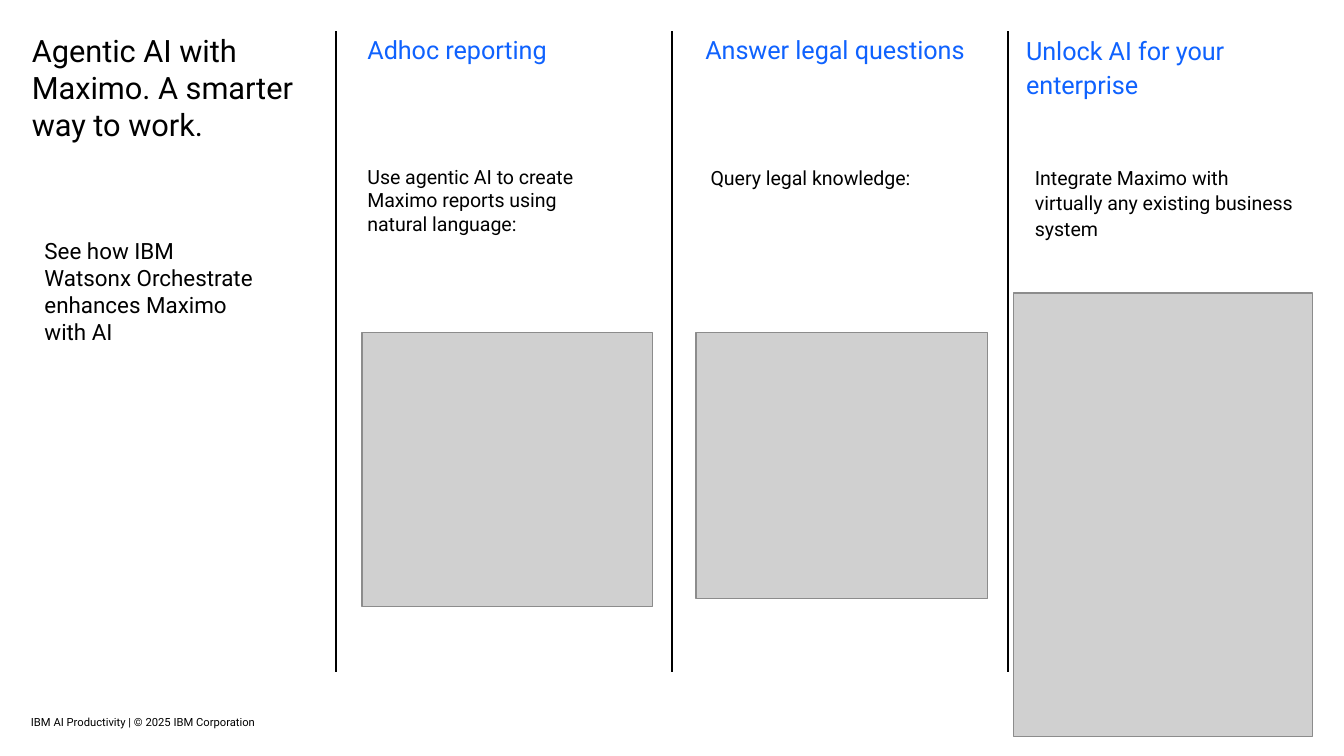
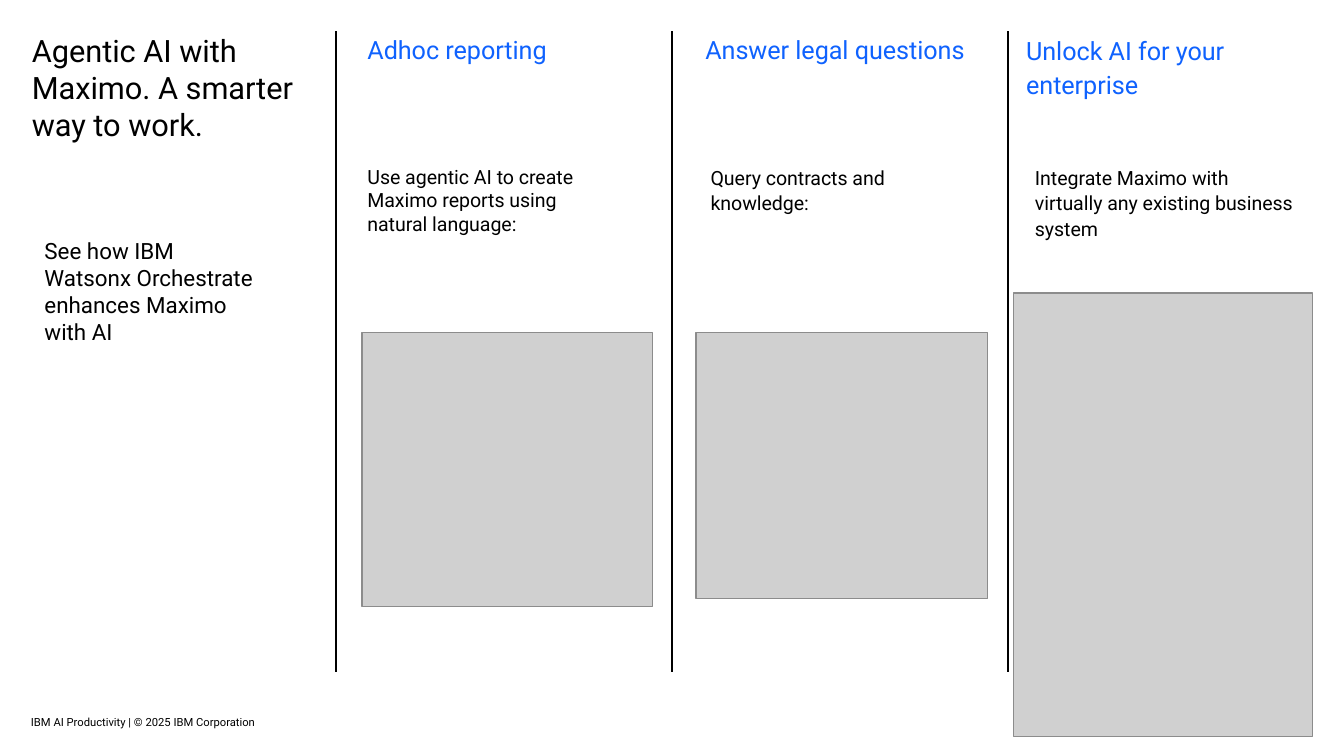
Before and after one commit to ncrowther/wxo-maximo, a slide deck: slide 2 of docs/MaximoWxo.pptx. Drawn at 1344x756 pixels with LibreOffice and Linux fonts; fonts in the diff are those of the drawing; grey boxes stand for pictures. Boxes give left, top, right and bottom in pixels: in the first picture for what was removed or moved away, otherwise in the second. Text is boxed around its words. In the diff, an @@ line names an element or a change of style, - is before the commit and + after.

```diff
--- a/docs/MaximoWxo.pptx
+++ b/docs/MaximoWxo.pptx
@@ text at (x1=711, y1=170, x2=884, y2=214): text changed @@
-Query legal knowledge:
+Query contracts and knowledge:
```
Also in this commit, not shown: 3 other slides changed, 2 other files.
